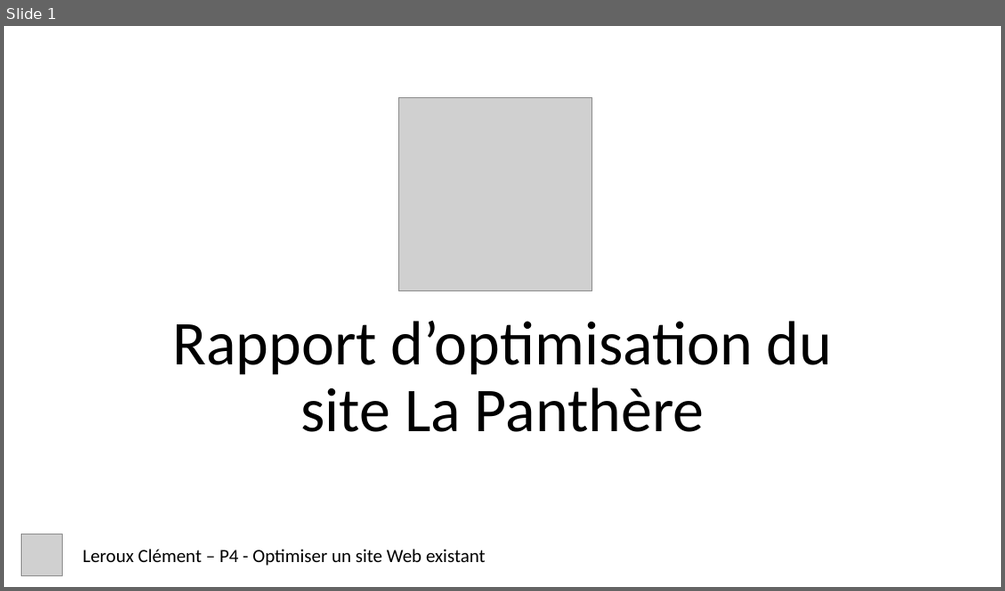
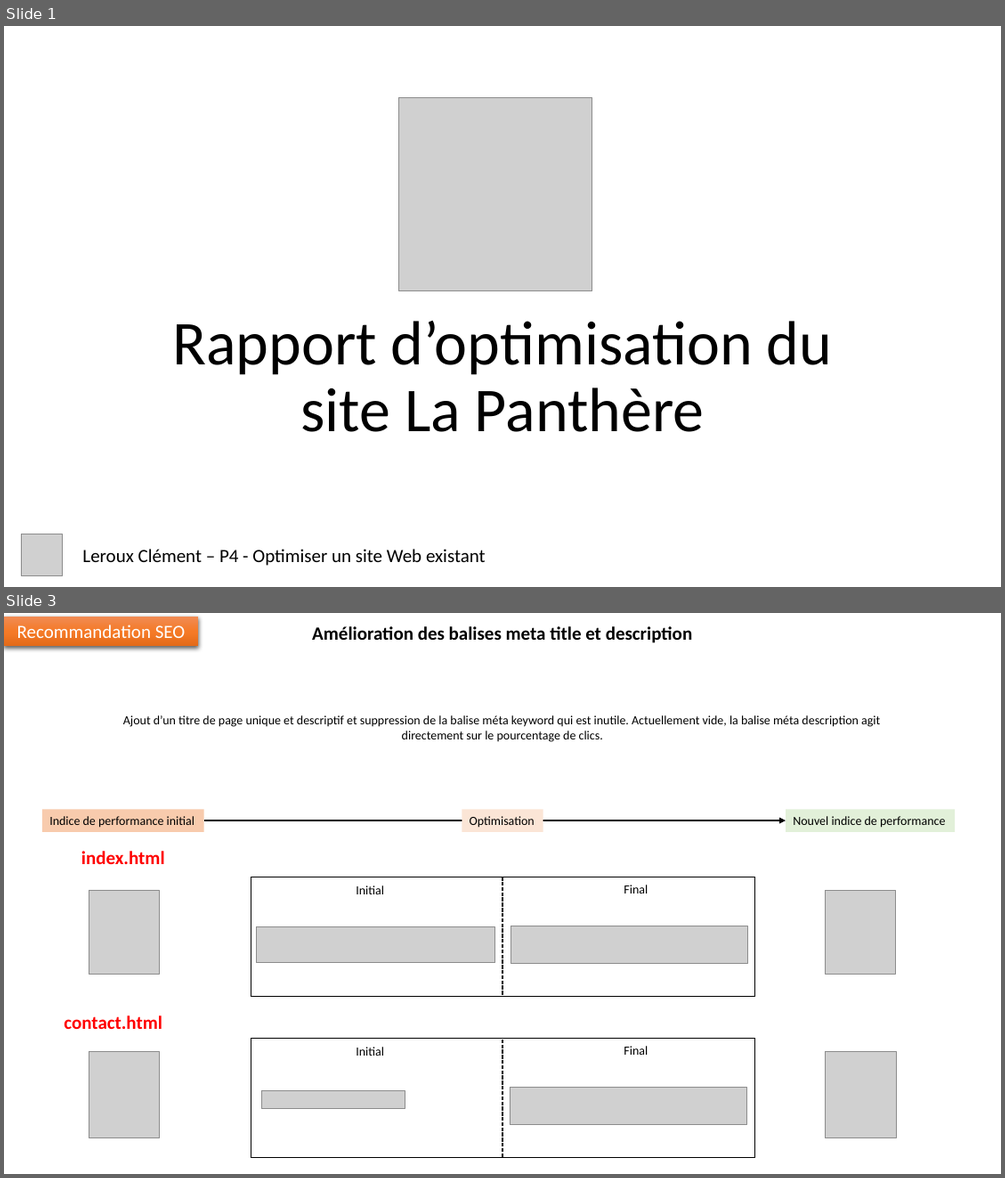
Before and after one commit to clementleroux-dev/P4-La_panthere, a slide deck: Présentation1.pptx. Shown one above the other, each under a label of ours: slide 1 before the commit, slides 1 and 3 after it; the slides between them are not shown. The pictures are 1005x591 and 1005x1178 pixels, drawn with LibreOffice and Linux fonts; fonts in the diff are those of the drawing; grey boxes stand for pictures. Boxes give left, top, right and bottom in pixels: in the first picture for what was removed or moved away, otherwise in the second. Text is boxed around its words. In the diff, an @@ line names an element or a change of style, - is before the commit and + after.

```diff
--- a/Présentation1.pptx
+++ b/Présentation1.pptx
@@ slide 3 added at (4, 613, 1001, 1174), background #FFFFFF @@
@@ rectangle added at (4, 616, 198, 646), fill gradient #F18C57 to #F67B28 to #E56C19, 18 pt, text #FFFFFF @@
+Recommandation SEO
@@ text added at (312, 626, 693, 643), 18 pt, text #000000, bold @@
+Amélioration des balises meta title et description
@@ text added at (123, 715, 880, 742), 12 pt, text #000000 @@
+Ajout d’un titre de page unique et descriptif et suppression de la balise méta keyword qui est inutile. Actuellement vide, la balise méta description agit directement sur le pourcentage de clics.
@@ rectangle added at (42, 809, 203, 831), fill #F8CBAD, 12 pt, text #000000 @@
+Indice de performance initial
@@ arrow added from (204, 820) to (785, 820), #000000 1.5 pt @@
@@ rectangle added at (461, 809, 543, 831), fill #FBE5D6, 12 pt, text #000000 @@
+Optimisation
@@ rectangle added at (785, 809, 955, 831), fill #E2F0D9, 12 pt, text #000000 @@
+Nouvel indice de performance
@@ text added at (81, 851, 165, 864), 18 pt, text #FF0000, bold @@
+index.html
@@ rectangle added at (251, 877, 754, 996), outline #000000 0.5 pt @@
@@ line added from (502, 877) to (502, 996), #000000 1.25 pt dashed @@
@@ picture added at (89, 890, 160, 974) @@
@@ text added at (356, 885, 384, 894), 12 pt, text #000000 @@
+Initial
@@ text added at (623, 884, 647, 893), 12 pt, text #000000 @@
+Final
@@ picture added at (825, 891, 896, 974) @@
@@ picture added at (256, 927, 494, 963) @@
@@ picture added at (510, 926, 747, 964) @@
@@ text added at (64, 1015, 162, 1029), 18 pt, text #FF0000, bold @@
+contact.html
@@ rectangle added at (251, 1038, 754, 1157), outline #000000 0.5 pt @@
@@ line added from (502, 1039) to (502, 1159), #000000 1.25 pt dashed @@
@@ picture added at (89, 1051, 160, 1138) @@
@@ text added at (356, 1046, 384, 1055), 12 pt, text #000000 @@
+Initial
@@ text added at (623, 1046, 647, 1054), 12 pt, text #000000 @@
+Final
@@ picture added at (825, 1051, 896, 1138) @@
@@ picture added at (261, 1091, 404, 1109) @@
@@ picture added at (510, 1087, 746, 1125) @@
```
Also in this commit, not shown: 2 slides changed, 4 other slides added, 7 other files.
